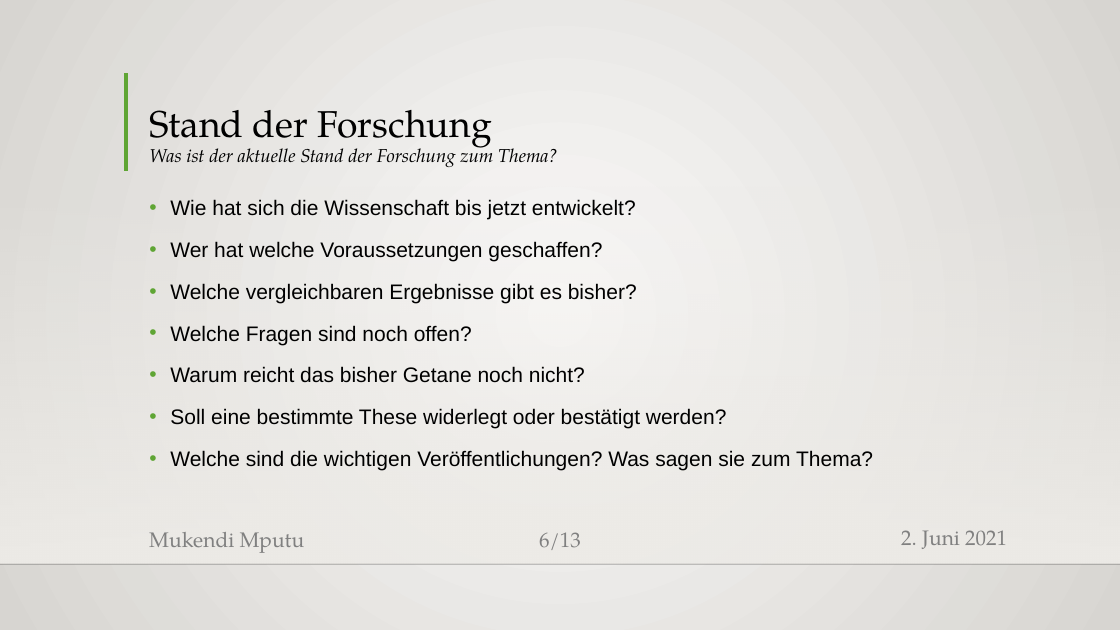
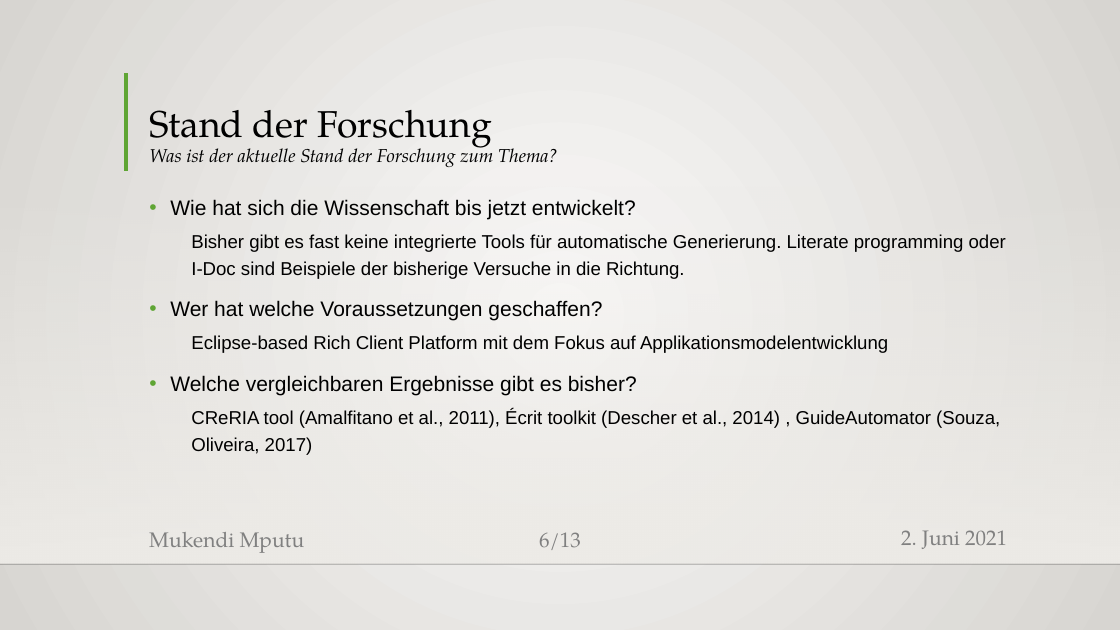
Before and after one commit to MukendiMputu/BachelorThesis, a slide deck: slide 6 of Proposalvortrag.pptx. Drawn at 1120x630 pixels with LibreOffice and Linux fonts; fonts in the diff are those of the drawing; background and template pictures are left out. Boxes give left, top, right and bottom in pixels: in the first picture for what was removed or moved away, otherwise in the second. Text is boxed around its words. In the diff, an @@ line names an element or a change of style, - is before the commit and + after.

```diff
--- a/Proposalvortrag.pptx
+++ b/Proposalvortrag.pptx
@@ text at <box>191,234,1006,279</box>: paragraph added @@
+  Bisher gibt es fast keine integrierte Tools für automatische Generierung. Literate programming oder I-Doc sind Beispiele der bisherige Versuche in die Richtung.
@@ text at <box>191,335,888,353</box>: paragraph added @@
+  Eclipse-based Rich Client Platform mit dem Fokus auf Applikationsmodelentwicklung
@@ text at <box>191,410,1000,455</box>: text changed; size 18 to 16 pt @@
-• Welche Fragen sind noch offen?
-• Warum reicht das bisher Getane noch nicht?
-• Soll eine bestimmte These widerlegt oder bestätigt werden?
-• Welche sind die wichtigen Veröffentlichungen? Was sagen sie zum Thema?
+  CReRIA tool (Amalfitano et al., 2011), Écrit toolkit (Descher et al., 2014) , GuideAutomator (Souza, Oliveira, 2017)
```
Also in this commit, not shown: 8 other slides changed, 4 slides added, 2 slides removed, 2 other files.
